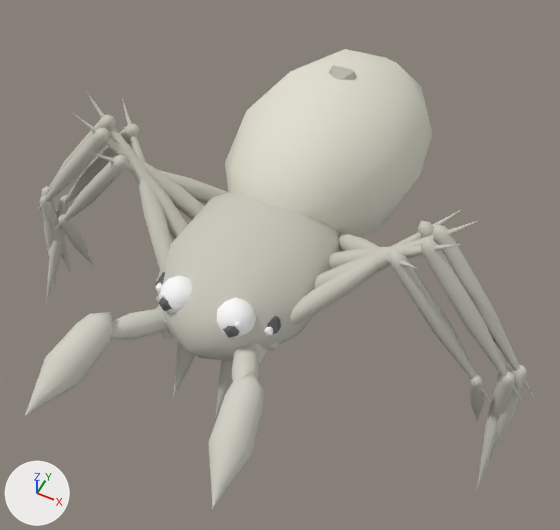
A saved change to the glTF model web-forest/public/model/species/argiope-aemula.glb.
Camera for both pictures: a 50 mm lens placed at (0.214, -0.474, 0.662), pointed at (0.001, -0.049, 0.13). Lighting does not change. The marker at lower left points along +X, +Y and +Z. The first picture is the older version. Where no turn or scale is listed for an object, it has been applied to the vertices. Vertices at exactly the same position are counted once.

The first picture shows 'abdomen', 'cephalothorax', 'eye0-l', 'eye0-r', 'eye1-l', 'eye1-r', 'leg0-l0', 'leg0-r0', 'leg1-l0', 'leg1-r0', 'leg2-l0', 'leg2-r0', 'leg3-l0', 'leg3-r0', 'palp-l1', 'palp-r1' and 4 more.
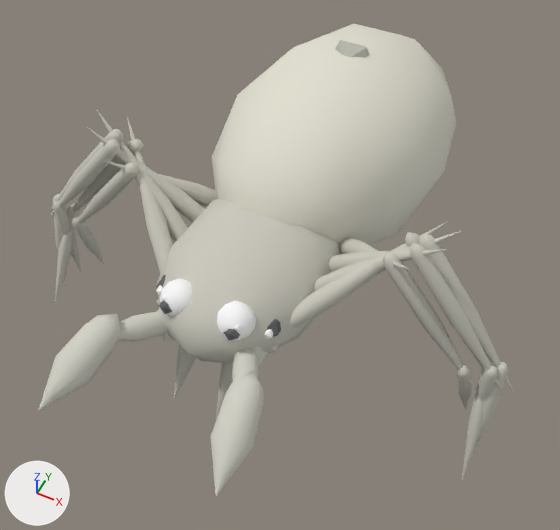
What differs and where, as boxes [x1, y1, x2, y2] in the pictures (560 x 530 px):
'abdomen', moved, rescaled (17% wider, 18% taller)
    before: [225, 49, 433, 237]
    after: [212, 24, 456, 246]
'cephalothorax', moved
    before: [156, 191, 341, 364]
    after: [156, 199, 341, 366]
'leg1-l0', moved, rescaled (8% narrower, 8% shorter)
    before: [315, 220, 534, 467]
    after: [314, 230, 515, 458]
'leg2-l0', mesh rescaled, moved (9% narrower, 12% shorter)
    before: [329, 238, 523, 418]
    after: [329, 243, 505, 402]
'leg2-r0', mesh rescaled, moved (8% narrower, 9% shorter)
    before: [35, 113, 204, 273]
    after: [49, 127, 205, 272]
'leg0-r0', moved
    before: [46, 98, 172, 304]
    after: [55, 117, 173, 304]
'palp-r1', moved
    before: [25, 312, 113, 416]
    after: [38, 314, 120, 411]
'leg3-l0', moved
    before: [339, 232, 492, 422]
    after: [339, 237, 478, 409]
'leg0-l0', moved, rescaled (9% narrower, 8% shorter)
    before: [290, 208, 522, 492]
    after: [290, 221, 502, 483]
'palp-l1', moved
    before: [208, 372, 263, 509]
    after: [210, 370, 264, 496]
'leg3-r0', moved, rescaled
    before: [54, 152, 228, 266]
    after: [70, 160, 218, 265]
'leg1-r0', moved
    before: [38, 93, 187, 285]
    after: [48, 109, 188, 284]
'palp-r0', moved
    before: [111, 308, 167, 340]
    after: [118, 311, 167, 342]
'eye0-l', moved
    before: [217, 298, 256, 338]
    after: [217, 301, 256, 341]
'eye0-r', moved
    before: [159, 275, 192, 313]
    after: [159, 278, 193, 316]
'palp-l0', moved
    before: [232, 346, 258, 381]
    after: [232, 349, 259, 380]
'fang-r', moved
    before: [173, 342, 195, 398]
    after: [173, 345, 196, 401]
'fang-l', moved
    before: [215, 360, 233, 418]
    after: [216, 363, 233, 419]
'eye1-l', moved
    before: [264, 316, 281, 336]
    after: [264, 319, 281, 339]
'eye1-r', moved
    before: [156, 272, 165, 292]
    after: [156, 275, 166, 295]

The change, as a list of edits to the scene's bpy script:
```text
Change me_mesh_2:
    used by ob_abdomen; parent = ob_pedicel; location = (0.0, 0.0862, 0.0128); rotation_euler = (-0.0742, 0.0, 0.0), in degrees (-4.3, 0, 0)
    remove me_mesh_2.from_pydata(...)  # 66 vertices, 120 faces; spans x -0.088..0.088, y -0.149..0.149, z -0.079..0.082
    add me_mesh_2.from_pydata(...)  # 66 vertices, 120 faces; spans x -0.106..0.106, y -0.178..0.178, z -0.095..0.098
    me_mesh_2 part 1: the whole mesh is scaled about its middle by 1.2
Change me_mesh_4:
    remove me_mesh_4.from_pydata(...)  # 126 vertices, 240 faces; spans x -0.012..0.199, y -0.012..0.109, z -0.143..0.09
    add me_mesh_4.from_pydata(...)  # 126 vertices, 240 faces; spans x -0.012..0.184, y -0.012..0.101, z -0.132..0.084
    me_mesh_4 part 2: the whole mesh is scaled about the mesh origin by 0.927
Change me_mesh_6:
    remove me_mesh_6.from_pydata(...)  # 126 vertices, 240 faces; spans x -0.014..0.208, y -0.008..0.043, z -0.13..0.11
    add me_mesh_6.from_pydata(...)  # 126 vertices, 240 faces; spans x -0.014..0.192, y -0.008..0.04, z -0.121..0.102
    me_mesh_6 part 3: the whole mesh is scaled about the mesh origin by (0.927, 0.935, 0.927)
Change me_mesh_8:
    remove me_mesh_8.from_pydata(...)  # 126 vertices, 240 faces; spans x -0.014..0.2, y -0.032..0.007, z -0.124..0.111
    add me_mesh_8.from_pydata(...)  # 126 vertices, 240 faces; spans x -0.014..0.185, y -0.03..0.007, z -0.115..0.103
    me_mesh_8 part 4: the whole mesh is scaled about the mesh origin by (0.927, 0.939, 0.927)
Change me_mesh_9:
    remove me_mesh_9.from_pydata(...)  # 126 vertices, 240 faces; spans x -0.2..0.014, y -0.032..0.007, z -0.124..0.111
    add me_mesh_9.from_pydata(...)  # 126 vertices, 240 faces; spans x -0.185..0.014, y -0.03..0.007, z -0.115..0.103
    me_mesh_9 part 5: the whole mesh is scaled about the mesh origin by (0.927, 0.939, 0.927)
Change me_mesh_11:
    remove me_mesh_11.from_pydata(...)  # 126 vertices, 240 faces; spans x -0.179..0.012, y -0.085..0.01, z -0.124..0.095
    add me_mesh_11.from_pydata(...)  # 126 vertices, 240 faces; spans x -0.165..0.012, y -0.079..0.01, z -0.115..0.088
    me_mesh_11 part 6: the whole mesh is scaled about the mesh origin by 0.927
Change ob_cephalothorax:
    ob_cephalothorax.location: (0.0, -0.0948, 0.1768) -> (0.0, -0.0948, 0.1732)
Change ob_abdomen:
    ob_abdomen.location: (0.0, 0.0862, 0.0128) -> (0.0, 0.103, 0.0154)
Change ob_leg0_l0:
    ob_leg0_l0.location: (0.0396, -0.1531, 0.1739) -> (0.0396, -0.1531, 0.1703)
Change ob_leg0_r0:
    ob_leg0_r0.location: (-0.0396, -0.1531, 0.1739) -> (-0.0396, -0.1531, 0.1703)
Change ob_leg1_l0:
    ob_leg1_l0.location: (0.0396, -0.1111, 0.1708) -> (0.0396, -0.1111, 0.1672)
Change ob_leg1_r0:
    ob_leg1_r0.location: (-0.0396, -0.1111, 0.1708) -> (-0.0396, -0.1111, 0.1672)
Change ob_leg2_l0:
    ob_leg2_l0.location: (0.0396, -0.069, 0.1677) -> (0.0396, -0.069, 0.1641)
Change ob_leg2_r0:
    ob_leg2_r0.location: (-0.0396, -0.069, 0.1677) -> (-0.0396, -0.069, 0.1641)
Change ob_leg3_l0:
    ob_leg3_l0.location: (0.0396, -0.027, 0.1646) -> (0.0396, -0.027, 0.161)
Change ob_leg3_r0:
    ob_leg3_r0.location: (-0.0396, -0.027, 0.1646) -> (-0.0396, -0.027, 0.161)
Change ob_palp_l1:
    ob_palp_l1.location: (0.0, 0.0, 0.0735) -> (0.0, 0.0, 0.068)
Change ob_palp_r1:
    ob_palp_r1.location: (0.0, 0.0, 0.0735) -> (0.0, 0.0, 0.068)
Change ob_eye0_l:
    ob_eye0_l.location: (0.0245, -0.1689, 0.2025) -> (0.0245, -0.1689, 0.1989)
Change ob_eye0_r:
    ob_eye0_r.location: (-0.0245, -0.1689, 0.2025) -> (-0.0245, -0.1689, 0.1989)
Change ob_eye1_l:
    ob_eye1_l.location: (0.0447, -0.1529, 0.1898) -> (0.0447, -0.1529, 0.1861)
Change ob_eye1_r:
    ob_eye1_r.location: (-0.0447, -0.1529, 0.1898) -> (-0.0447, -0.1529, 0.1861)
```
